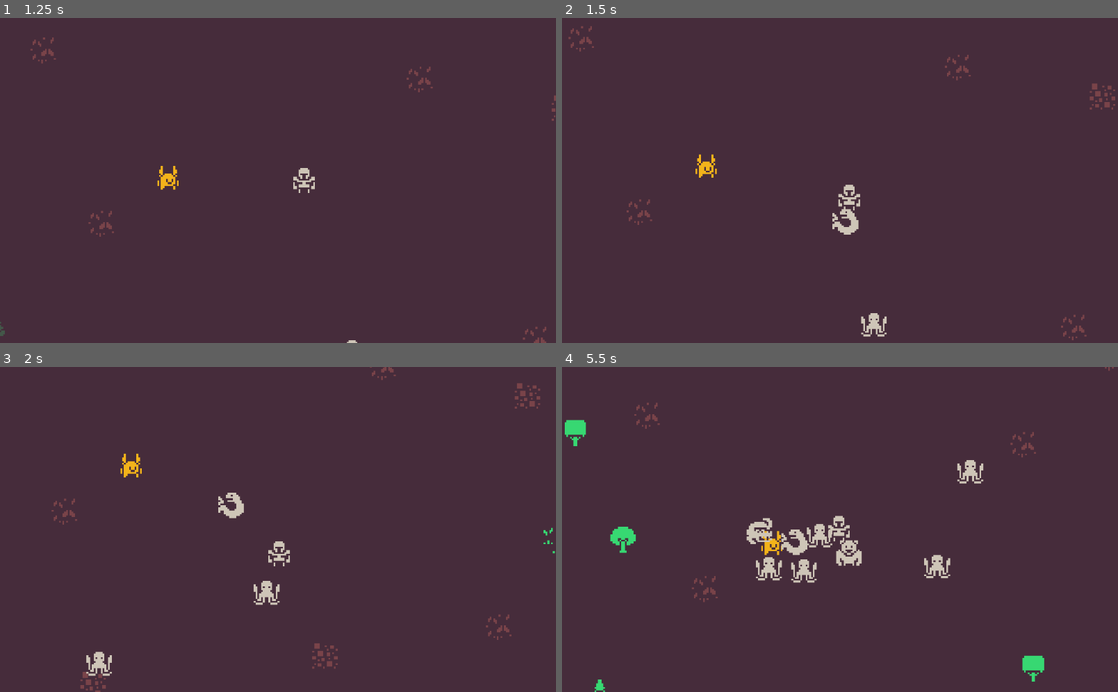
Above: before the commit, frames 1-4 (two rows, left to right).
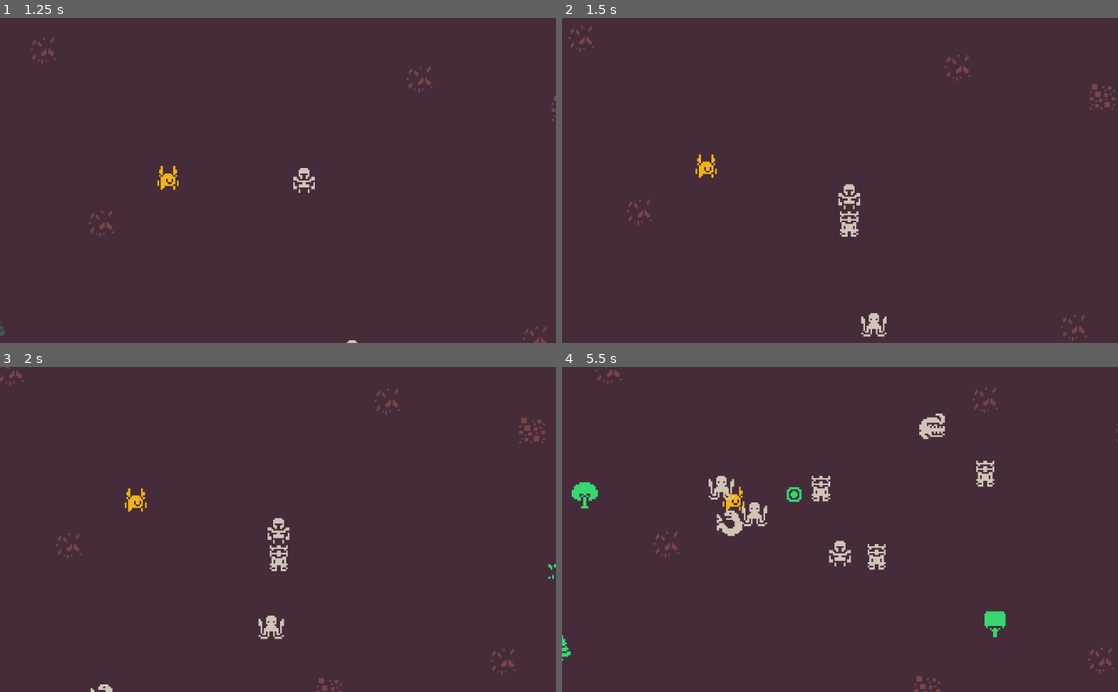
Above: after the commit, the same moments.

Repository: dsg-jam/LD46
Game: Godot game, scene res://assets/scenes/test.tscn
The game is run twice, just before and just after one commit, with the same random seed, the same clock (stepped at 60 frames per second) and the same inputs.
Inputs:
- Up to frame 1 (1.25 s): tap Enter at 0.5 s; hold Right (player_right) from 0.53 s (still down); tap F (player_mine) at 0.6 s
- Up to frame 2 (1.5 s): release Right (player_right) at 1.28 s; hold Down (player_down) from 1.28 s (still down); tap G (player_place_turret) at 1.35 s
- Up to frame 3 (2 s): keep holding Down (player_down)
- Up to frame 4 (5.5 s): release Down (player_down) at 2.03 s; hold Right (player_right) 2.03-2.78 s; tap F (player_mine) at 2.1, 3.6, 5.1 s; hold Up (player_up) 2.78-3.53 s; tap G (player_place_turret) at 2.85, 4.35 s; hold Left (player_left) 3.53-5.03 s; hold Down (player_down) from 5.03 s (still down)

Frame 1 is identical in both runs. In frame 2, 0.3% of the frame differs, in the area x 48-100%, y 13-100%; in frame 3, 2.5%; in frame 4, 5.3%, in the area x 0-100%, y 0-100%.

Commit message:
spawn turress and fix random shot

Diff:
--- a/assets/scripts/Player.gd
+++ b/assets/scripts/Player.gd
@@ -5,7 +5,7 @@
 
 export var resources_for_turret := { wood = 0 }
 
-var turret_prefab = preload("res://assets/prefabs/Enemy.tscn")
+var turret_prefab = preload("res://assets/prefabs/Turret_1.tscn")
 
 var interaction_area: Area2D
 
--- a/assets/scripts/TurretControl.gd
+++ b/assets/scripts/TurretControl.gd
@@ -15,7 +15,7 @@
 var turrets = [load("res://assets/prefabs/Turret_2.tscn"), load("res://assets/prefabs/Turret_3.tscn")]
 var bullets = [preload("res://assets/prefabs/Bullet_1.tscn"), preload("res://assets/prefabs/Bullet_2.tscn"), preload("res://assets/prefabs/Bullet_3.tscn")]
 
-var bullet_selection = math_utils.prepare({0: bullet_1_range, 1: bullet_2_range, 2: bullet_3_range})
+var bullet_selection = math_utils.prepare_weighted_selection({0: bullet_1_range, 1: bullet_2_range, 2: bullet_3_range})
 
 var rng := RandomNumberGenerator.new()
 
